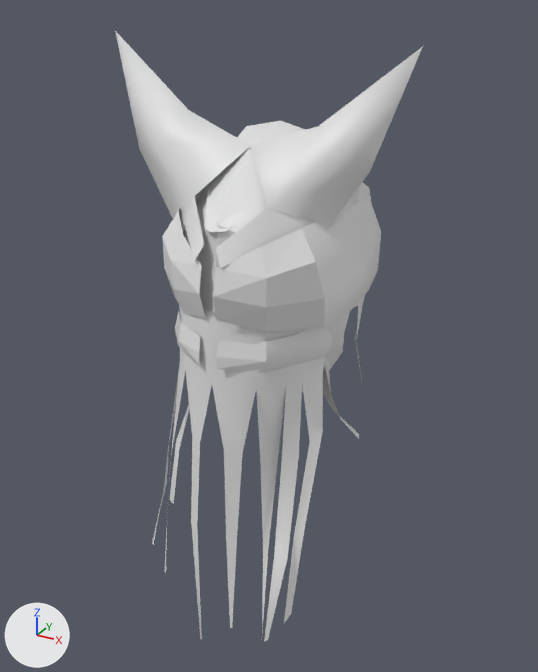
What one commit did to the glTF model assets/Converted Models/HairStyle/Human Female/Wizard female hair 52.glb.
Camera for both pictures: a 50 mm camera at (0.266, -0.501, 0.248) aimed at (-0.002, -0.013, 0.005). Lighting does not change. The marker at lower left points along +X, +Y and +Z. The first picture is the older version.

The older version as bpy lines, for what is in view:
```python
me_ʦůͷ__52_0 = bpy.data.meshes.new('��ʦŮͷ��52_0')
me_ʦůͷ__52_0.from_pydata(...)  # 288 vertices, 356 faces; spans x -0.116..0.117, y -0.126..0.085, z -0.257..0.234
ob_ʦůͷ__52_0 = bpy.data.objects.new('��ʦŮͷ��52_0', me_ʦůͷ__52_0)
ob_ʦůͷ__52_0.location = (0.0, 0.0, 0.0)
```
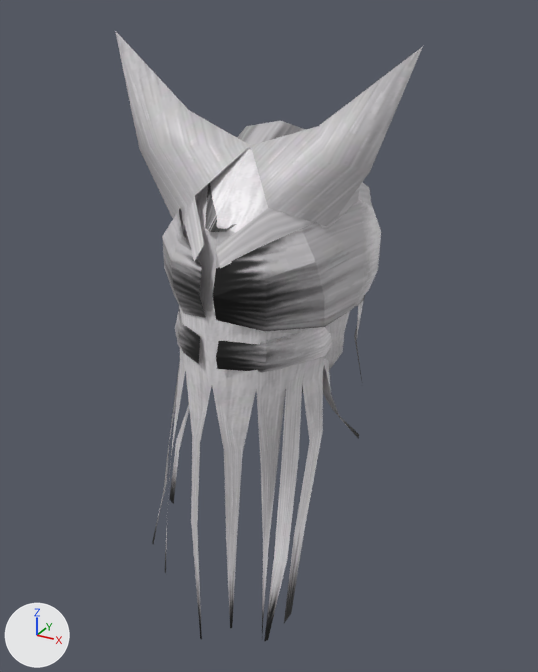
Where the change shows, as pixel boxes (x1, y1, x2, y2) in the pictures (538 x 672 px):
```json
{"object": "��ʦŮͷ��52_0", "change": "recoloured", "before": [115, 31, 423, 642], "after": [115, 31, 423, 642]}
```

Scene script edits in JSON lines:
```json
{"op": "add", "block": "img_tex_6055092352253804169_dds", "code": ["img_tex_6055092352253804169_dds = load_image('tex_6055092352253804169.dds', '_unpacked/tex_6055092352253804169.dds', 512, 512, 'sRGB')"]}
{"op": "add", "block": "mat_法师女头发52_0_mat", "code": ["mat_法师女头发52_0_mat = principled_material('法师女头发52_0_mat')", "mat_法师女头发52_0_mat.texture = img_tex_6055092352253804169_dds"]}
{"block": "me_ʦůͷ__52_0", "where": "me_ʦůͷ__52_0.from_pydata(...)  # 288 vertices, 356 faces; spans x -0.116..0.117, y -0.126..0.085, z -0.257..0.234"}
{"op": "add", "block": "me_ʦůͷ__52_0", "code": "me_ʦůͷ__52_0.materials.append(mat_法师女头发52_0_mat)  # picture img_tex_6055092352253804169_dds"}
```
